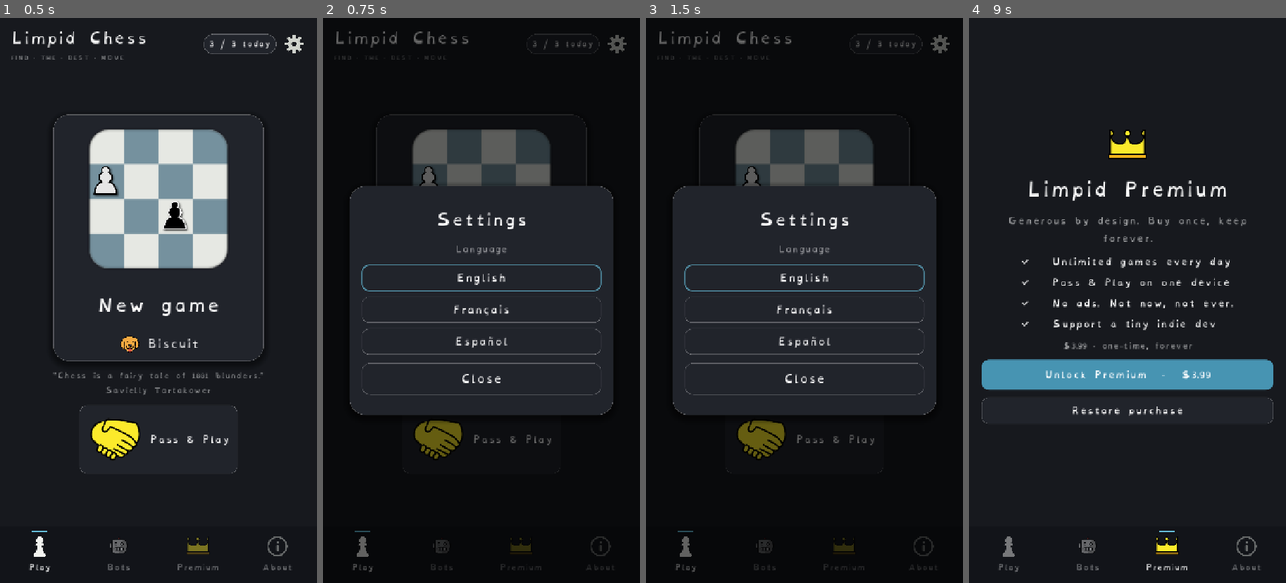
Above: before the commit, frames 1-4 (left to right).
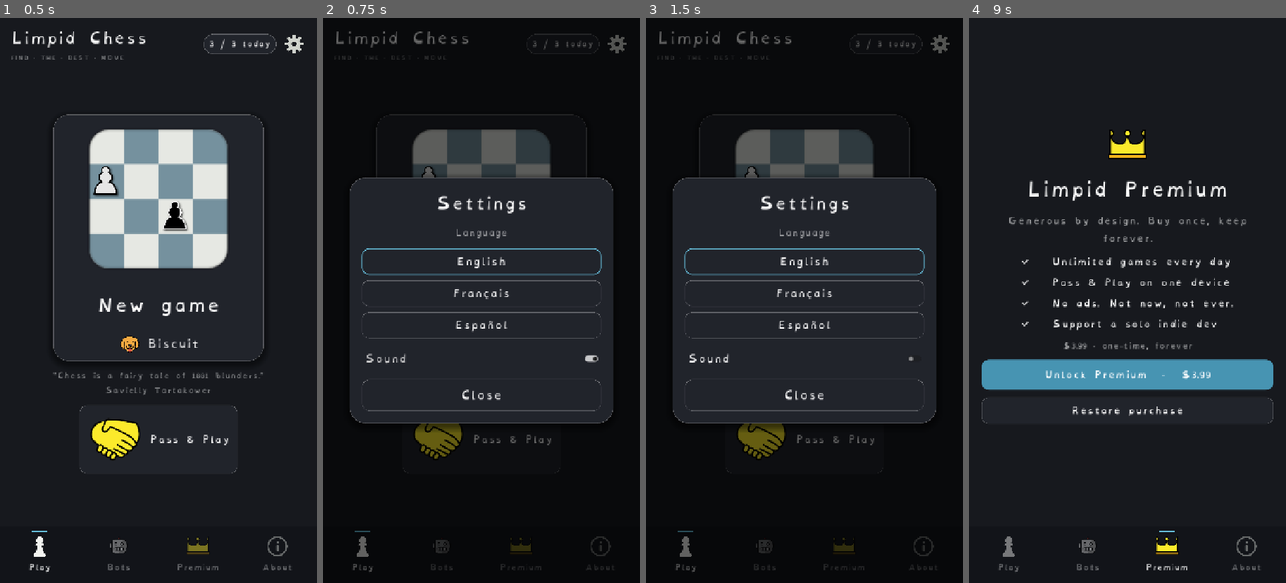
Above: after the commit, the same moments.

Repository: Hatscat/limpidchess
Game: Godot game, scene res://scenes/home.tscn
Two runs of this game, one before a commit and one after it. Both use one fixed random seed, a clock stepped at 60 frames per second and the inputs below.
Inputs (mouse positions are in pixels of both pictures, inside the frame that each line leads up to):
- Up to frame 1 (0.5 s): no input
- Up to frame 2 (0.75 s): click (617, 46) at 0.5 s
- Up to frame 3 (1.5 s): click (804, 357) at 1.25 s, where only the run after the commit has a clickable "Sound"
- Up to frame 4 (9 s): click (1127, 238) at 2 s; click (1127, 238) at 2.75 s; click "Pass & Play" at 3.5 s; click "Pass & Play" at 4.25 s; click (1089, 554) at 5 s; click (1165, 554) at 5.75 s; click "English" at 6.5 s; click (1089, 554) at 7.25 s; click (1007, 554) at 8 s; click (1165, 554) at 8.75 s

Frame 1 is identical in both runs. In frame 2, 5.7% of the frame differs, in the area x 8-92%, y 28-73%; in frame 3, 5.7%; in frame 4, 0.2%.

Commit message:
feat: implement audio feedback for game actions and add sound settings toggle

Diff:
--- a/assets/i18n/ui.csv
+++ b/assets/i18n/ui.csv
@@ -124,9 +124,9 @@
 "Your move, find the best!","Your move, find the best!","À toi de jouer, trouve le meilleur !","Tu turno, ¡encuentra el mejor!"
 ~%d,~%d,~%d,~%d
 ★ Best move!,★ Best move!,★ Meilleur coup !,★ ¡Mejor movimiento!
-"✓   No ads. Not now, not ever.","✓   No ads. Not now, not ever.","✓   Pas de pub. Jamais.","✓   Sin anuncios. Nunca, jamás."
+"✓   No ads. Not now, not ever.","✓   No ads. Not now, not ever.","✓   Jamais de pub","✓   Sin anuncios. Nunca, jamás."
 ✓   Pass & Play on one device,✓   Pass & Play on one device,✓   Passe & Joue sur un appareil,✓   Pasa y Juega en un dispositivo
-✓   Support a tiny indie dev,✓   Support a tiny indie dev,✓   Soutient un développeur indépendant,✓   Apoya a un pequeño desarrollador independiente
+✓   Support a solo indie dev,✓   Support a solo indie dev,✓   Soutient un développeur indépendant,✓   Apoya a un pequeño desarrollador independiente
 ✓   Unlimited games every day,✓   Unlimited games every day,✓   Parties illimitées tous les jours,✓   Juegos ilimitados todos los días
 ✓ You're Premium. Thank you!,✓ You're Premium. Thank you!,✓ Vous êtes Premium. Merci !,✓ Eres Premium. ¡Gracias!
 "[b]Chess pieces[/b]
@@ -218,3 +218,4 @@
 
 [b]Código fuente y licencias[/b]
 [url=https://github.com/Hatscat/limpidchess]https://github.com/Hatscat/limpidchess[/url]"
+Sound,Sound,Son,Sonido
--- a/project.godot
+++ b/project.godot
@@ -21,10 +21,7 @@
 
 GameManager="*res://scripts/game_manager.gd"
 ChessEngine="*res://scripts/chess/stockfish_engine.gd"
-
-[internationalization]
-
-locale/translations=PackedStringArray("res://assets/i18n/ui.en.translation", "res://assets/i18n/ui.fr.translation", "res://assets/i18n/ui.es.translation")
+Audio="*res://scripts/audio.gd"
 
 [display]
 
@@ -42,6 +39,10 @@
 
 pointing/emulate_touch_from_mouse=true
 
+[internationalization]
+
+locale/translations=PackedStringArray("res://assets/i18n/ui.en.translation", "res://assets/i18n/ui.fr.translation", "res://assets/i18n/ui.es.translation")
+
 [rendering]
 
 renderer/rendering_method="gl_compatibility"
--- a/scenes/home.tscn
+++ b/scenes/home.tscn
@@ -325,6 +325,15 @@
 layout_mode = 2
 theme_override_constants/separation = 12
 
+[node name="SoundToggle" type="CheckButton" parent="SettingsOverlay/Card/VBox" unique_id=421554718]
+unique_name_in_owner = true
+custom_minimum_size = Vector2(0, 56)
+layout_mode = 2
+focus_mode = 0
+theme_override_font_sizes/font_size = 22
+text = "Sound"
+expand_icon = true
+
 [node name="CloseBtn" type="Button" parent="SettingsOverlay/Card/VBox" unique_id=1146732593]
 custom_minimum_size = Vector2(0, 64)
 layout_mode = 2
@@ -338,4 +347,5 @@
 [connection signal="pressed" from="TopBar/Settings" to="." method="_on_settings_pressed"]
 [connection signal="pressed" from="Center/VBox/PlayCard" to="." method="_on_play_pressed"]
 [connection signal="pressed" from="Center/VBox/PassPlay" to="." method="_on_pass_play_pressed"]
+[connection signal="toggled" from="SettingsOverlay/Card/VBox/SoundToggle" to="." method="_on_sound_toggled"]
 [connection signal="pressed" from="SettingsOverlay/Card/VBox/CloseBtn" to="." method="_on_settings_close"]
--- a/scenes/premium.tscn
+++ b/scenes/premium.tscn
@@ -104,7 +104,7 @@
 
 [node name="B4" type="Label" parent="Content/Benefits"]
 layout_mode = 2
-text = "✓   Support a tiny indie dev"
+text = "✓   Support a solo indie dev"
 
 [node name="PriceLabel" type="Label" parent="Content"]
 unique_name_in_owner = true
--- /dev/null
+++ b/scripts/audio.gd
@@ -0,0 +1,47 @@
+extends Node
+
+## Tiny one-shot sound-effect player (autoload "Audio"). Plays short feedback cues
+## by name and respects GameManager.sound_enabled. The cues are self-made CC0 tones
+## (assets/sfx) tuned to the calm "limpid" feel; swap for recorded SFX any time.
+##
+## A small round-robin pool of players lets brief cues overlap (e.g. a reward chime
+## landing while a move click is still ringing) without cutting each other off.
+
+const FILES := {
+	"move": "res://assets/sfx/move.wav",
+	"capture": "res://assets/sfx/capture.wav",
+	"best": "res://assets/sfx/best.wav",
+	"decent": "res://assets/sfx/decent.wav",
+	"blunder": "res://assets/sfx/blunder.wav",
+	"win": "res://assets/sfx/win.wav",
+	"end": "res://assets/sfx/end.wav",
+}
+const POOL_SIZE := 4
+
+var _streams := {}
+var _players: Array[AudioStreamPlayer] = []
+var _next := 0
+
+
+func _ready() -> void:
+	for key in FILES:
+		var s: AudioStream = load(FILES[key])
+		if s != null:
+			_streams[key] = s
+	for i in POOL_SIZE:
+		var p := AudioStreamPlayer.new()
+		add_child(p)
+		_players.append(p)
+
+
+## Play a named cue (no-op if sounds are off or the cue is unknown).
+func play(sound: String) -> void:
+	if not GameManager.sound_enabled:
+		return
+	var s: AudioStream = _streams.get(sound)
+	if s == null:
+		return
+	var p := _players[_next]
+	_next = (_next + 1) % _players.size()
+	p.stream = s
+	p.play()
--- a/scripts/game.gd
+++ b/scripts/game.gd
@@ -388,15 +388,19 @@
 		"best":
 			_best_count += 1
 			feedback.text = tr("★ Best move!")
+			Audio.play("best")
 		"decent":
 			_decent_count += 1
 			feedback.text = tr("%s. The best was %s.") % [tr(grade["label"]), best_san]
+			Audio.play("decent")
 		"blunder":
 			_blunder_count += 1
 			feedback.text = tr("The blunder! The best was %s.") % best_san
+			Audio.play("blunder")
 		_:
 			_decent_count += 1
 			feedback.text = tr("%s. Best was %s.") % [tr(grade["label"]), best_san]
+			Audio.play("decent")
 	status_label.text = ""
 
 	# Reveal the qualities, then slow-slide the chosen piece (bullet time).
@@ -458,6 +462,7 @@
 		else:
 			_caps_black.append(captured)
 	_undo_stack.append({"move": move, "undo": undo, "captured": captured, "mover": mover})
+	Audio.play("capture" if captured != 0 else "move")
 	board.set_last_move(move, mover)
 	board.set_rules(rules)
 	board.end_animation()  # commit done → drop the slide overlay (piece is now at dest)
@@ -597,6 +602,13 @@
 			text = "Not enough material to checkmate."
 			if not GameManager.pass_and_play: GameManager.record_result("draw")
 
+	# Celebratory cue for a checkmate win (incl. Pass & Play); a calm one otherwise
+	# (a loss / draw is never scolded, per the design).
+	var sfx := "end"
+	if outcome == ChessRules.Outcome.CHECKMATE and quote_key != "loss":
+		sfx = "win"
+	Audio.play(sfx)
+
 	# Announce the ending explicitly on the board, hold a beat, THEN the review.
 	feedback.text = _outcome_headline(outcome)
 	status_label.text = ""
@@ -742,6 +754,7 @@
 	board.clear_options()
 	if not GameManager.pass_and_play:
 		GameManager.record_result("loss")
+	Audio.play("end")
 	_show_result("You gave up", "No shame, every game teaches something.", "resign")
 
 
--- a/scripts/game_manager.gd
+++ b/scripts/game_manager.gd
@@ -32,6 +32,7 @@
 # --- Persistent state ---
 var is_premium := false
 var language := ""           ## chosen UI locale code; "" = follow the device language
+var sound_enabled := true    ## sound-effect cues on/off
 var games_today := 0
 var last_play_date := ""     ## "YYYY-MM-DD" of the last counted game
 
@@ -84,6 +85,11 @@
 ## The locale code actually in effect right now (resolves "" to the device pick).
 func current_language() -> String:
 	return language if language != "" else _device_language()
+
+
+func set_sound_enabled(on: bool) -> void:
+	sound_enabled = on
+	_save()
 
 
 # --- Navigation ---
@@ -180,6 +186,7 @@
 	var cfg := ConfigFile.new()
 	cfg.set_value("player", "is_premium", is_premium)
 	cfg.set_value("player", "language", language)
+	cfg.set_value("player", "sound_enabled", sound_enabled)
 	cfg.set_value("daily", "games_today", games_today)
 	cfg.set_value("daily", "last_play_date", last_play_date)
 	cfg.set_value("stats", "games_played", games_played)
@@ -198,6 +205,7 @@
 	# Coerce types defensively — a hand-edited / corrupt save shouldn't crash later math.
 	is_premium = bool(cfg.get_value("player", "is_premium", false))
 	language = str(cfg.get_value("player", "language", ""))
+	sound_enabled = bool(cfg.get_value("player", "sound_enabled", true))
 	games_today = int(cfg.get_value("daily", "games_today", 0))
 	last_play_date = str(cfg.get_value("daily", "last_play_date", ""))
 	games_played = int(cfg.get_value("stats", "games_played", 0))
--- a/scripts/home.gd
+++ b/scripts/home.gd
@@ -10,6 +10,7 @@
 @onready var quote_label: Label = %Quote
 @onready var settings_overlay: Control = %SettingsOverlay
 @onready var lang_list: VBoxContainer = %LangList
+@onready var sound_toggle: CheckButton = %SoundToggle
 
 
 func _ready() -> void:
@@ -61,11 +62,18 @@
 
 func _on_settings_pressed() -> void:
 	_build_lang_list()
+	sound_toggle.set_pressed_no_signal(GameManager.sound_enabled)  # no spurious blip on open
 	settings_overlay.visible = true
 
 
 func _on_settings_close() -> void:
 	settings_overlay.visible = false
+
+
+func _on_sound_toggled(on: bool) -> void:
+	GameManager.set_sound_enabled(on)
+	if on:
+		Audio.play("move")  # a little confirmation blip
 
 
 func _build_lang_list() -> void:
Binary file changed: assets/i18n/ui.en.translation
Binary file changed: assets/i18n/ui.es.translation
Binary file changed: assets/i18n/ui.fr.translation
Not shown, changed: export_presets.cfg
Not shown, added: scripts/audio.gd.uid
Not shown, added: assets/sfx/best.wav
Not shown, added: assets/sfx/blunder.wav
Not shown, added: assets/sfx/capture.wav
Not shown, added: assets/sfx/decent.wav
Not shown, added: assets/sfx/end.wav
Not shown, added: assets/sfx/move.wav
Not shown, added: assets/sfx/win.wav
(and 1 more such lines)
